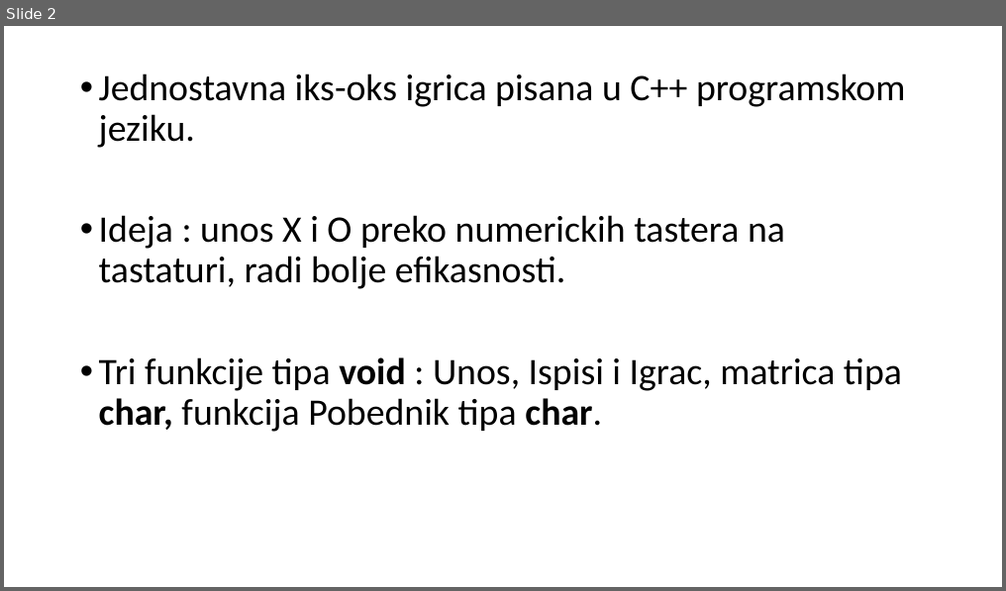
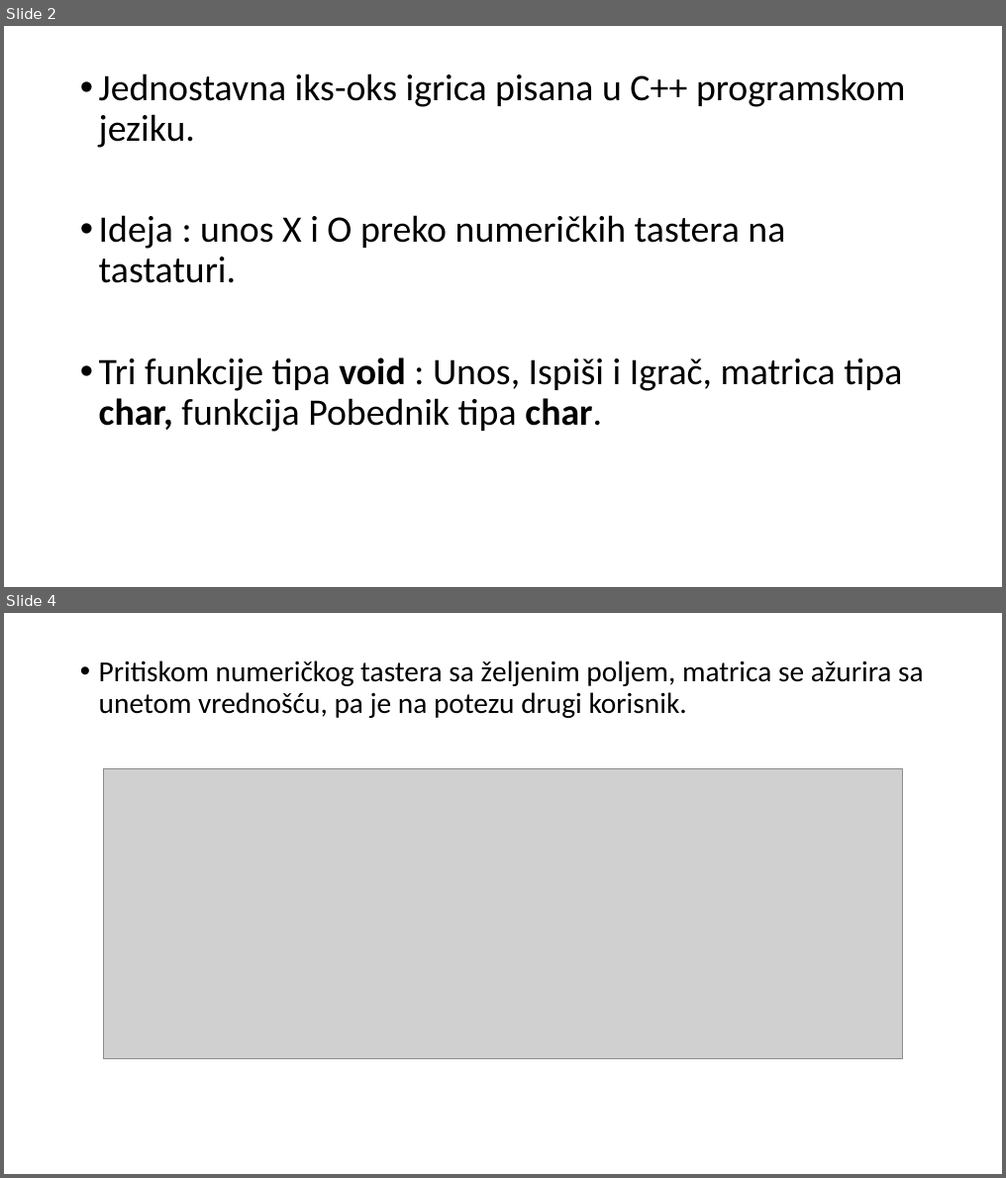
Before and after one commit to DjordjeA/X-O-game, a slide deck: Iks-Oks.pptx. Shown one above the other, each under a label of ours: slide 2 before the commit, slides 2 and 4 after it; the slides between them are not shown. The pictures are 1006x591 and 1006x1178 pixels, drawn with LibreOffice and Linux fonts; fonts in the diff are those of the drawing; grey boxes stand for pictures. Boxes give left, top, right and bottom in pixels: in the first picture for what was removed or moved away, otherwise in the second. Text is boxed around its words. In the diff, an @@ line names an element or a change of style, - is before the commit and + after.

```diff
--- a/Iks-Oks.pptx
+++ b/Iks-Oks.pptx
@@ slide 4 added at [4, 613, 1002, 1174], background #FFFFFF @@
@@ text added at [99, 661, 924, 718], 28 pt, text #000000 @@
+• Pritiskom numeričkog tastera sa željenim poljem, matrica se ažurira sa unetom vrednošću, pa je na potezu drugi korisnik.
@@ picture added at [104, 769, 903, 1059] @@
@@ slide 2 changed as well @@
@@ text at [99, 215, 902, 432]: text changed @@
-• Ideja : unos X i O preko numerickih tastera na tastaturi, radi bolje efikasnosti.
-• Tri funkcije tipa void : Unos, Ispisi i Igrac, matrica tipa char, funkcija Pobednik tipa char.
+• Ideja : unos X i O preko numeričkih tastera na tastaturi.
+• Tri funkcije tipa void : Unos, Ispiši i Igrač, matrica tipa char, funkcija Pobednik tipa char.
```
Also in this commit, not shown: 1 other slide changed, 3 other slides added, 2 slides removed, 3 other files.
